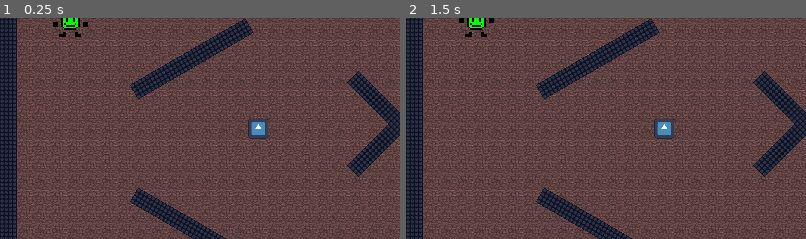
Above: before the commit, frames 1-2 (left to right).
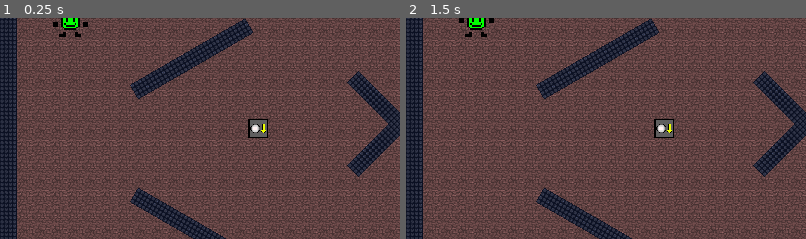
Above: after the commit, the same moments.

Repository: tillmii/Shootjective
Game: Godot game, scene res://main/main.tscn
The game is run twice, just before and just after one commit, with the same random seed, the same clock (stepped at 60 frames per second) and the same inputs. The engine's default icon, where the game draws it, is replaced by a stand-in: a white triangle on a blue panel in a dark square.
Inputs:
- Up to frame 1 (0.25 s): no input
- Up to frame 2 (1.5 s): tap Enter at 0.5 s; tap Space at 1.25 s
The pictures show only the part of the screen within x 0-50%, y 25-75%; the shares and areas given below are measured in that part.

The runs differ from the first frame. In frame 1, 0.4% of the frame differs, in the area x 62-67%, y 45-55%; in frame 2, 0.4%.

Commit message:
Start working on effects

Diff:
--- /dev/null
+++ b/effects/DashEffect.gd
@@ -0,0 +1,17 @@
+extends Effect
+class_name DashEffect
+
+
+# Called when the node enters the scene tree for the first time.
+func _ready():
+	pass # Replace with function body.
+
+
+# Called every frame. 'delta' is the elapsed time since the previous frame.
+func _process(delta):
+	pass
+
+
+func dash():
+
+	pass
--- /dev/null
+++ b/effects/Effect.gd
@@ -0,0 +1,17 @@
+extends Resource
+class_name Effect
+
+@export var name: String
+@export var icon: Texture
+
+
+
+
+# Called when the node enters the scene tree for the first time.
+func _ready():
+	pass # Replace with function body.
+
+
+# Called every frame. 'delta' is the elapsed time since the previous frame.
+func _process(delta):
+	pass
--- /dev/null
+++ b/effects/PlayerStatus.gd
@@ -0,0 +1,36 @@
+extends Resource
+class_name PlayerStatus
+
+# Character
+@export var character_speed: float
+@export_enum("Invisible:0", "Default:1") var character_alpha: int
+@export var character_stretch: Vector2
+@export var character_color: Vector3
+@export_enum("Inverse:-1", "Default:1") var character_reverse_movement: int
+@export_enum("Inverse:-1", "Default:1") var character_inverse_shoot_direction: int
+#var character_current_health
+
+# Projectile
+@export var projectile_speed: float
+@export var projectile_size: Vector2
+@export var projectile_cooldown: float
+@export var projectile_effects: Array[ProjectileEffect]
+#var sinus_projectile
+#var split_projectile
+#var arc_projectile
+#var bouncing_projectile
+#var red_shell_projectile
+
+# Dash
+@export var dash_distance: float
+@export var dash_cooldown: float
+@export_enum("Invisible:0", "Default:1") var dash_visibility: int
+@export var dash_effects: Array[DashEffect]
+#var teleport_dash
+#var invincable_dash
+#var yoyo_dash
+
+# General
+#var freeze
+#var swap_position
+#var swap_abalities
--- /dev/null
+++ b/effects/ProjectileEffect.gd
@@ -0,0 +1,2 @@
+extends Effect
+class_name ProjectileEffect
--- /dev/null
+++ b/effects/ShootEffect.gd
@@ -0,0 +1 @@
+extends Effect
--- /dev/null
+++ b/effects/TeleportDash.gd
@@ -0,0 +1,4 @@
+extends DashEffect
+
+func dash():
+	pass
--- /dev/null
+++ b/effects/default_player_status.tres
@@ -0,0 +1,20 @@
+[gd_resource type="Resource" script_class="PlayerStatus" load_steps=2 format=3 uid="uid://bcku45jw0vgol"]
+
+[ext_resource type="Script" path="res://effects/PlayerStatus.gd" id="1_0n4oj"]
+
+[resource]
+script = ExtResource("1_0n4oj")
+character_speed = 300.0
+character_alpha = 1
+character_stretch = Vector2(1, 1)
+character_color = Vector3(0, 1, 0)
+character_reverse_movement = 1
+character_inverse_shoot_direction = 1
+projectile_speed = 1000.0
+projectile_size = Vector2(1, 1)
+projectile_cooldown = 0.4
+projectile_effects = Array[Resource("res://effects/ProjectileEffect.gd")]([])
+dash_distance = 200.0
+dash_cooldown = 1.0
+dash_visibility = 1
+dash_effects = Array[Resource("res://effects/DashEffect.gd")]([])
--- /dev/null
+++ b/effects/speed_up.tres
@@ -0,0 +1,7 @@
+[gd_resource type="Resource" script_class="Effect" load_steps=2 format=3 uid="uid://drn8ptdbpe4xt"]
+
+[ext_resource type="Script" path="res://effects/Effect.gd" id="1_58cme"]
+
+[resource]
+script = ExtResource("1_58cme")
+name = "Speed Up"
--- a/pickups/pickup.gd
+++ b/pickups/pickup.gd
@@ -3,6 +3,13 @@
 
 signal collected
 
+@export var icon: Texture2D
+
+@onready var sprite = $Sprite2D
+
+func _ready():
+	sprite.texture = icon
+
 func _on_body_entered(body):
 	collected.emit()
 	queue_free()
--- a/pickups/pickup.tscn
+++ b/pickups/pickup.tscn
@@ -1,20 +1,22 @@
-[gd_scene load_steps=4 format=3 uid="uid://b0guevdhhpxm6"]
+[gd_scene load_steps=5 format=3 uid="uid://b0guevdhhpxm6"]
 
-[ext_resource type="Texture2D" uid="uid://cto33hcg2qqp4" path="res://icon.svg" id="1_gj4ed"]
 [ext_resource type="Script" path="res://pickups/pickup.gd" id="1_sbhwg"]
+[ext_resource type="Texture2D" uid="uid://iwumjpgg54c0" path="res://pickups/art/Bullet_Size_Decrease.png" id="2_5snfc"]
+[ext_resource type="Texture2D" uid="uid://blm2ilusfd17d" path="res://pickups/art/Bullet_Random(1).png" id="2_lwecn"]
 
-[sub_resource type="CircleShape2D" id="CircleShape2D_rc6jr"]
-radius = 28.4429
+[sub_resource type="RectangleShape2D" id="RectangleShape2D_3tpoh"]
+size = Vector2(38, 38)
 
 [node name="Pickup" type="Area2D"]
 collision_mask = 3
 script = ExtResource("1_sbhwg")
+icon = ExtResource("2_5snfc")
 
 [node name="Sprite2D" type="Sprite2D" parent="."]
-scale = Vector2(0.3, 0.3)
-texture = ExtResource("1_gj4ed")
+scale = Vector2(0.0371094, 0.0371094)
+texture = ExtResource("2_lwecn")
 
 [node name="CollisionShape2D" type="CollisionShape2D" parent="."]
-shape = SubResource("CircleShape2D_rc6jr")
+shape = SubResource("RectangleShape2D_3tpoh")
 
 [connection signal="body_entered" from="." to="." method="_on_body_entered"]
Binary file added: pickups/art/Bullet_Random(1).png
Not shown, added: pickups/art/Bullet_Random(1).png.import
Binary file added: pickups/art/Bullet_Size_Decrease.png
Not shown, added: pickups/art/Bullet_Size_Decrease.png.import
Binary file added: pickups/art/Bullet_Size_Increase.png
Not shown, added: pickups/art/Bullet_Size_Increase.png.import
Binary file added: pickups/art/Bullet_Split.png
Not shown, added: pickups/art/Bullet_Split.png.import
Binary file added: pickups/art/Invisibility_Icon.png
Not shown, added: pickups/art/Invisibility_Icon.png.import
Binary file added: pickups/art/Invisible_Dash.png
Not shown, added: pickups/art/Invisible_Dash.png.import
(and 6 more such lines)
